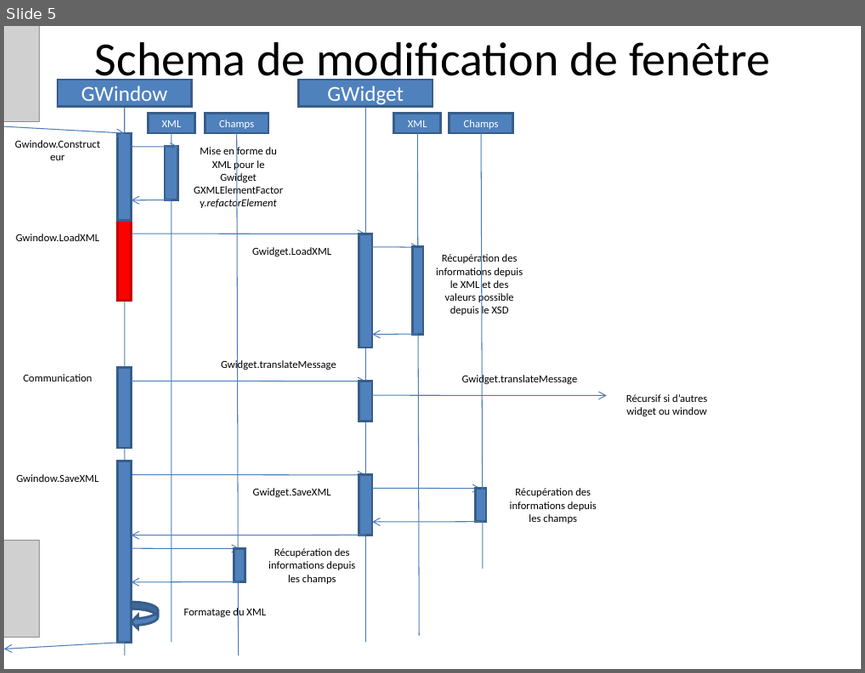
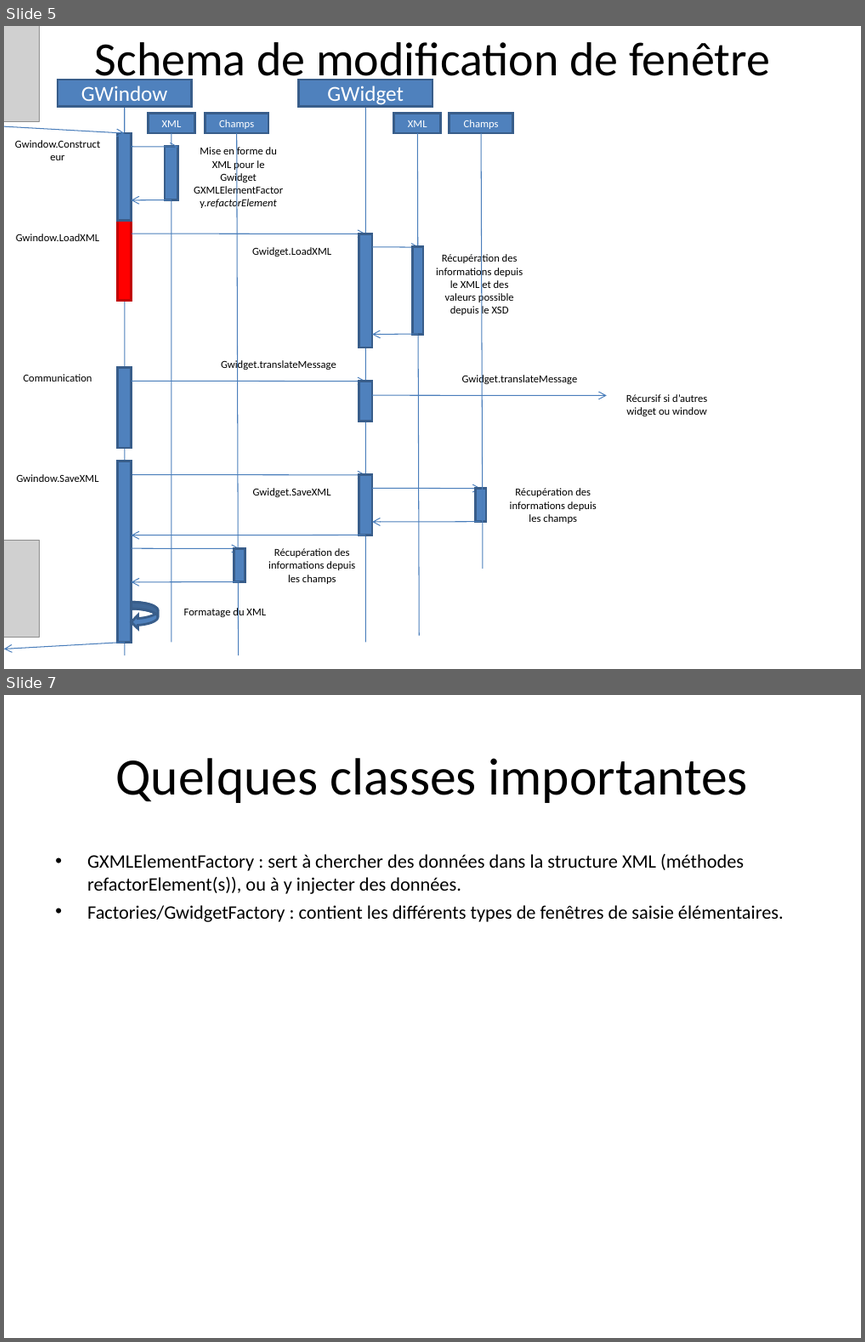
Before and after one commit to EDF-Lab/VisualFigaro, a slide deck: Package/5_Docs/Francais/Conception Visual Figaro.ppt. Shown one above the other, each under a label of ours: slide 5 before the commit, slides 5 and 7 after it; the slides between them are not shown. The pictures are 865x673 and 865x1342 pixels, drawn with LibreOffice and Linux fonts; fonts in the diff are those of the drawing; grey boxes stand for pictures. Boxes give left, top, right and bottom in pixels: in the first picture for what was removed or moved away, otherwise in the second. Text is boxed around its words. In the diff, an @@ line names an element or a change of style, - is before the commit and + after.

```diff
--- a/Package/5_Docs/Francais/Conception Visual Figaro.ppt
+++ b/Package/5_Docs/Francais/Conception Visual Figaro.ppt
@@ slide 7 added at (4,695,861,1338), background #FFFFFF @@
@@ title added at (116,758,748,803), 44 pt, text #000000 @@
+Quelques classes importantes
@@ text added at (87,854,783,922), 16 pt, text #000000 @@
+• GXMLElementFactory : sert à chercher des données dans la structure XML (méthodes refactorElement(s)), ou à y injecter des données.
+• Factories/GwidgetFactory : contient les différents types de fenêtres de saisie élémentaires.
```
Also in this commit, not shown: 4 slides changed, 1 other slide added, 1 slide removed.
